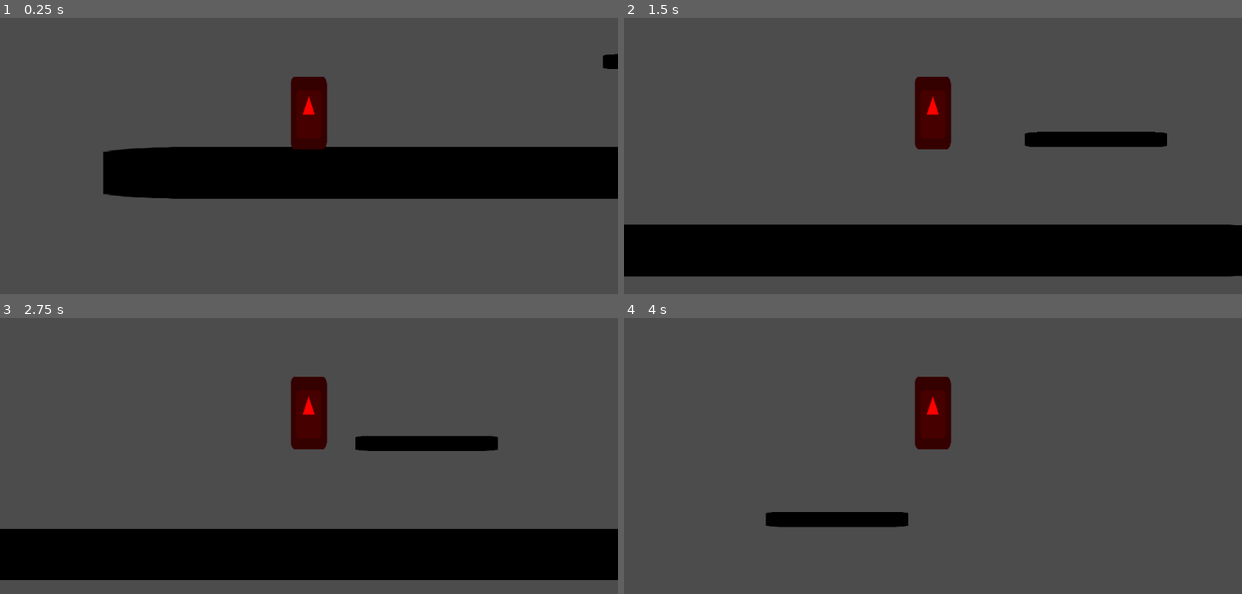
Above: before the commit, frames 1-4 (two rows, left to right).
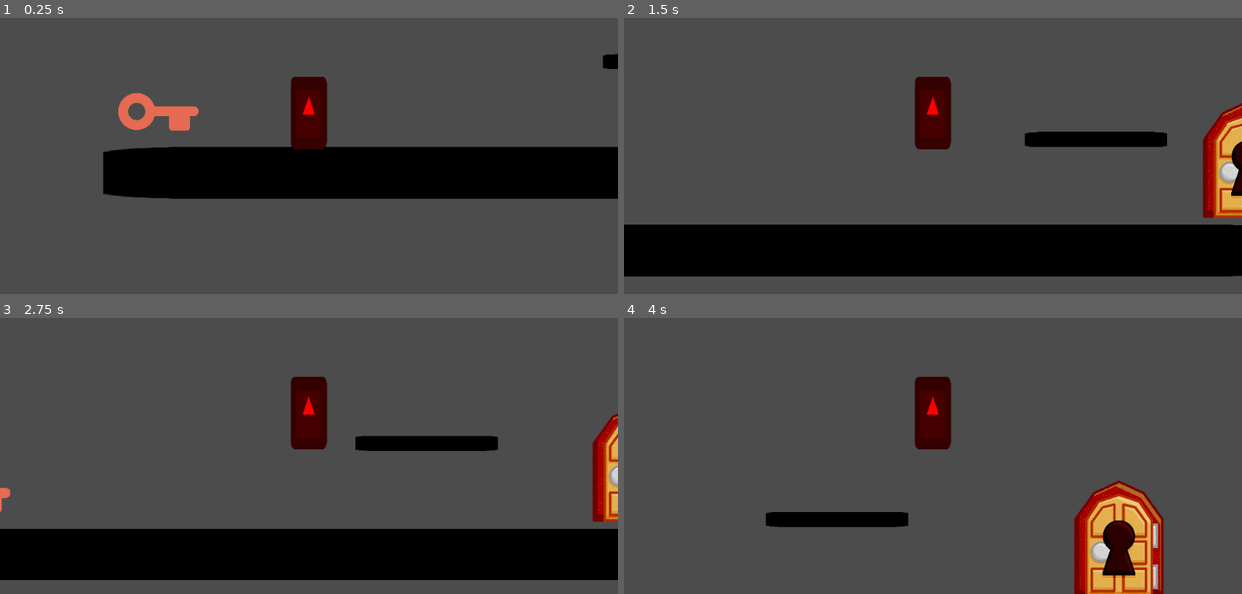
Above: after the commit, the same moments.

Repository: btzr-io/gwj-25
Game: Godot game, scene res://scenes/world.tscn
The game is run twice, just before and just after one commit, with the same random seed, the same clock (stepped at 60 frames per second) and the same inputs. The project has no main scene, so this scene is started directly. The engine's default icon, where the game draws it, is replaced by a stand-in: a white triangle on a blue panel in a dark square.
Inputs:
- Up to frame 1 (0.25 s): no input
- Up to frame 2 (1.5 s): tap Enter at 0.5 s; hold Right (player_move_right) from 0.53 s (still down); tap Up (player_jump) at 0.77 s
- Up to frame 3 (2.75 s): tap Up (player_jump) at 1.52 s; release Right (player_move_right) at 2.03 s; hold Left (player_move_left) from 2.03 s (still down)
- Up to frame 4 (4 s): release Left (player_move_left) at 2.78 s; hold Right (player_move_right) from 2.78 s (still down); tap Up (player_jump) at 3.02, 3.77 s

The runs differ from the first frame. In frame 1, 1.0% of the frame differs, in the area x 19-33%, y 27-41%; in frame 2, 2.3%; in frame 3, 1.5%; in frame 4, 5.2%, in the area x 72-88%, y 58-100%.

Commit message:
:seedling: add to the world

Diff:
--- a/scenes/world.tscn
+++ b/scenes/world.tscn
@@ -1,9 +1,10 @@
-[gd_scene load_steps=5 format=2]
+[gd_scene load_steps=7 format=2]
 
 [ext_resource path="res://scenes/player.tscn" type="PackedScene" id=1]
 [ext_resource path="res://icon.png" type="Texture" id=2]
 [ext_resource path="res://scenes/dynamic_platform.tscn" type="PackedScene" id=3]
-
+[ext_resource path="res://scenes/key.tscn" type="PackedScene" id=4]
+[ext_resource path="res://scenes/portal.tscn" type="PackedScene" id=5]
 
 [sub_resource type="RectangleShape2D" id=1]
 extents = Vector2( 971.976, 58.7301 )
@@ -23,6 +24,14 @@
 position = Vector2( 444.574, 0 )
 shape = SubResource( 1 )
 
+[node name="key" parent="." instance=ExtResource( 4 )]
+position = Vector2( 128, 858 )
+scale = Vector2( 0.125, 0.125 )
+
+[node name="portal" parent="." instance=ExtResource( 5 )]
+position = Vector2( 1783, 781 )
+scale = Vector2( 0.3, 0.3 )
+
 [node name="dynamic platform" parent="." instance=ExtResource( 3 )]
 position = Vector2( 1409.25, 733.498 )
 scale = Vector2( 0.4, 0.4 )
Not shown: 1 places in scenes/key.tscn that only renumber resources
Not shown: 2 places in scenes/portal.tscn that only renumber resources
